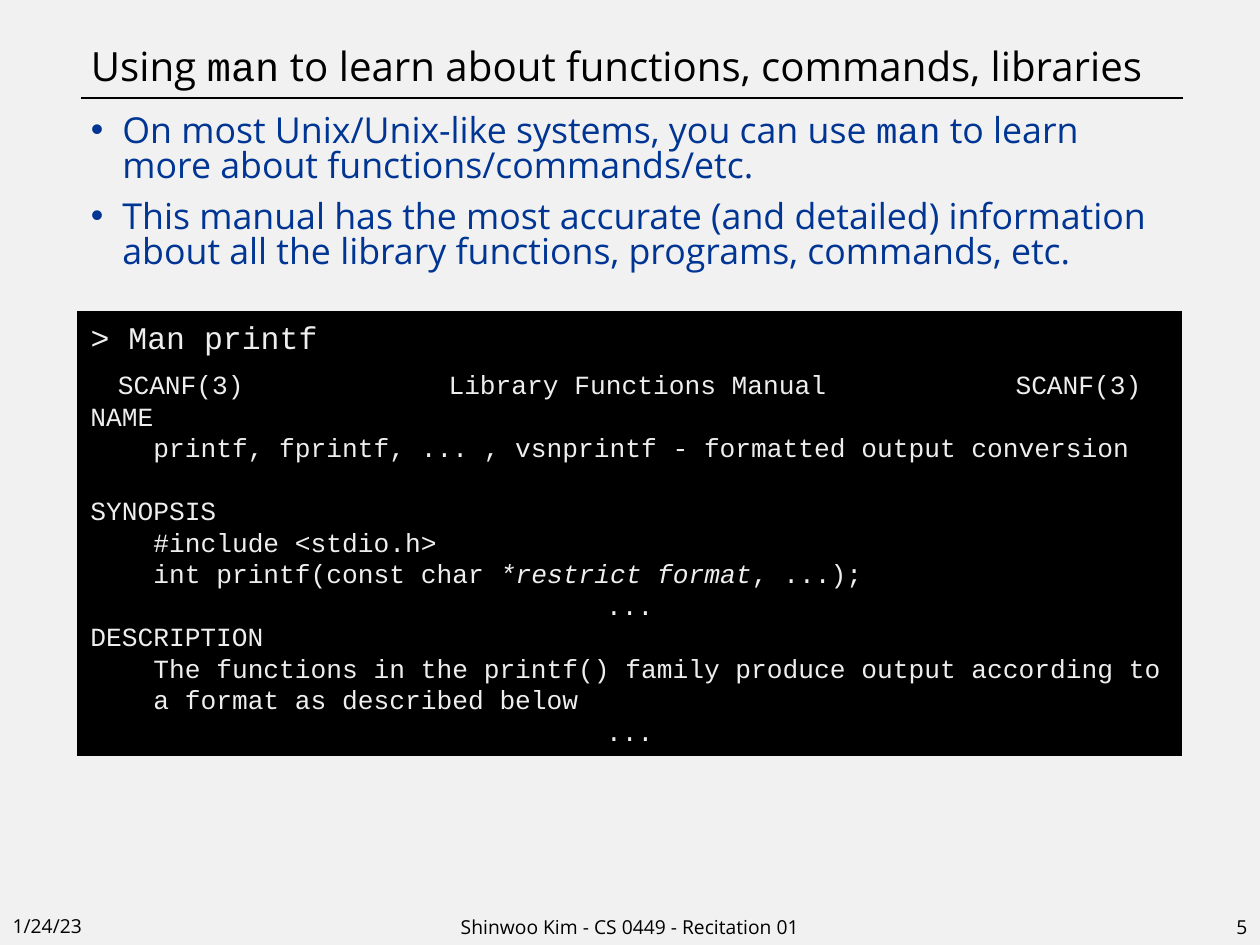
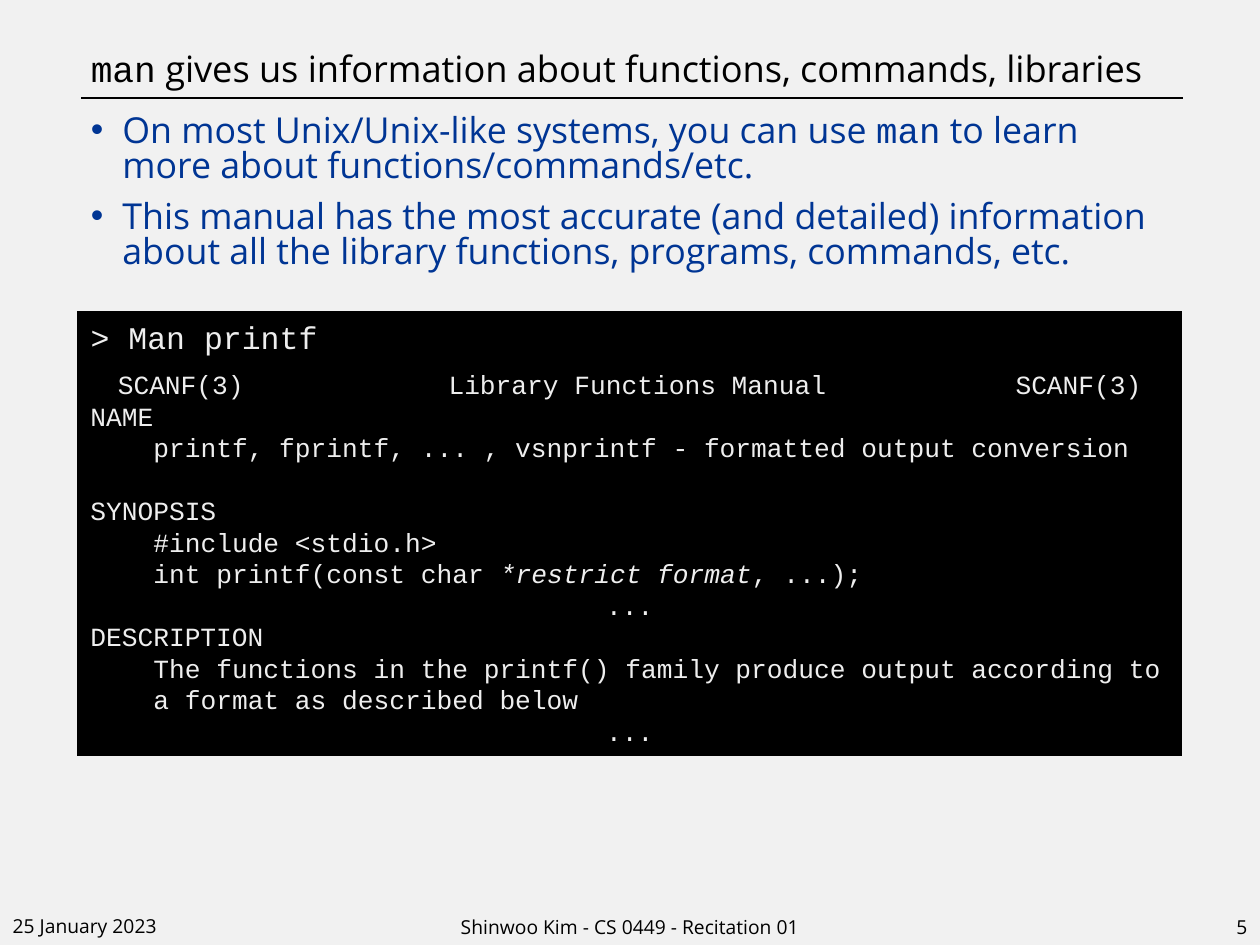
Before and after one commit to shinwookim/website-archive, a slide deck: slide 5 of teaching/CS0449-2234/rec01.pptx. Drawn at 1260x945 pixels with LibreOffice and Linux fonts; fonts in the diff are those of the drawing. Boxes give left, top, right and bottom in pixels: in the first picture for what was removed or moved away, otherwise in the second. Text is boxed around its words. In the diff, an @@ line names an element or a change of style, - is before the commit and + after.

```diff
--- a/teaching/CS0449-2234/rec01.pptx
+++ b/teaching/CS0449-2234/rec01.pptx
@@ title at (91,54,1142,91): text changed; size 23 to 20.7 pt @@
-Using man to learn about functions, commands, libraries
+man gives us information about functions, commands, libraries
@@ text at (13,919,156,938): text changed @@
-1/24/23
+25 January 2023
```
Also in this commit, not shown: 8 other slides changed.
